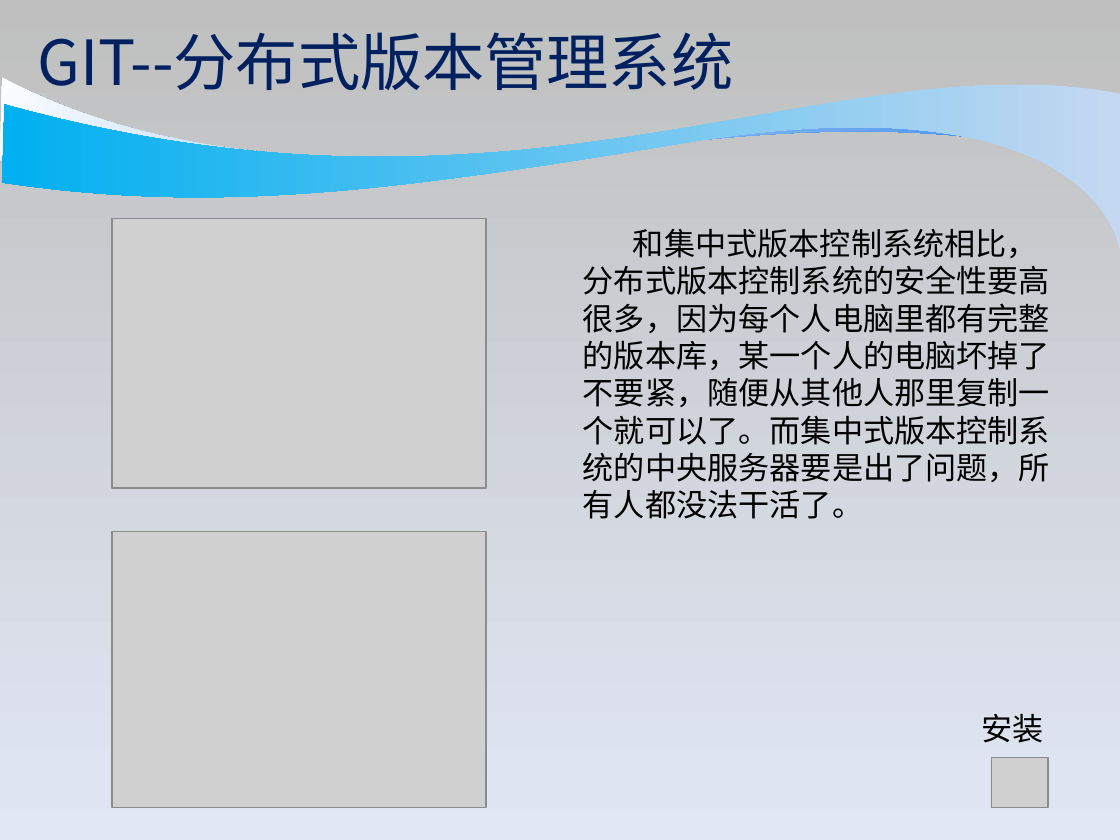
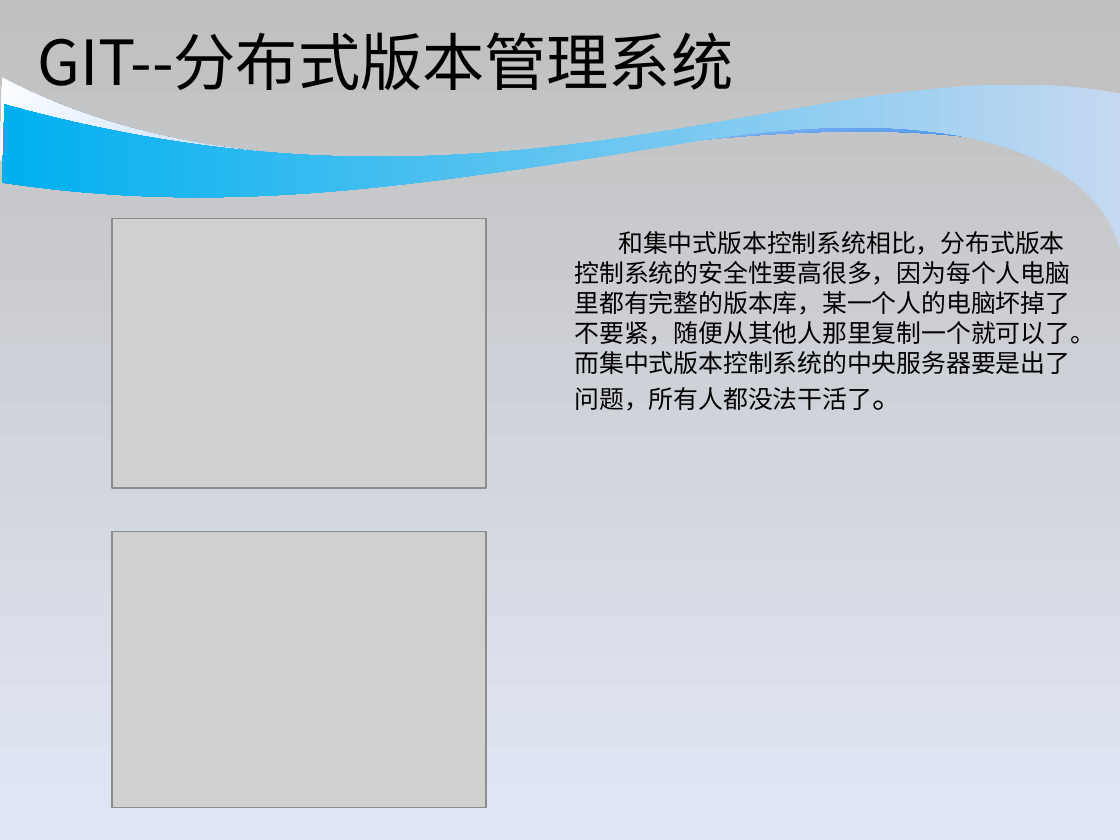
Before and after one commit to wobushixianyu/GitSkillSharing, a slide deck: slide 3 of git_skill_sharing.ppt. Drawn at 1120x840 pixels with LibreOffice and Linux fonts; fonts in the diff are those of the drawing; grey boxes stand for pictures; background and template pictures are left out. Boxes give left, top, right and bottom in pixels: in the first picture for what was removed or moved away, otherwise in the second. Text is boxed around its words. In the diff, an @@ line names an element or a change of style, - is before the commit and + after.

Commit message:
complete the ppt

```diff
--- a/git_skill_sharing.ppt
+++ b/git_skill_sharing.ppt
@@ title "GIT--分布式版本管理系统" at [37, 32, 733, 100]: text colour #002060 to #000000 @@
@@ text at [574, 231, 1095, 411]: text changed; size 20 to 16 pt @@
-和集中式版本控制系统相比，
-分布式版本控制系统的安全性要高
-很多，因为每个人电脑里都有完整
-的版本库，某一个人的电脑坏掉了
-不要紧，随便从其他人那里复制一
-个就可以了。而集中式版本控制系
-统的中央服务器要是出了问题，所
-有人都没法干活了。
-安装
+和集中式版本控制系统相比，分布式版本
+控制系统的安全性要高很多，因为每个人电脑
+里都有完整的版本库，某一个人的电脑坏掉了
+不要紧，随便从其他人那里复制一个就可以了。
+而集中式版本控制系统的中央服务器要是出了
+问题，所有人都没法干活了。
@@ picture removed at [991, 757, 1047, 808] @@
```
Also in this commit, not shown: 8 other slides changed, 24 slides added, 1 slide removed.
